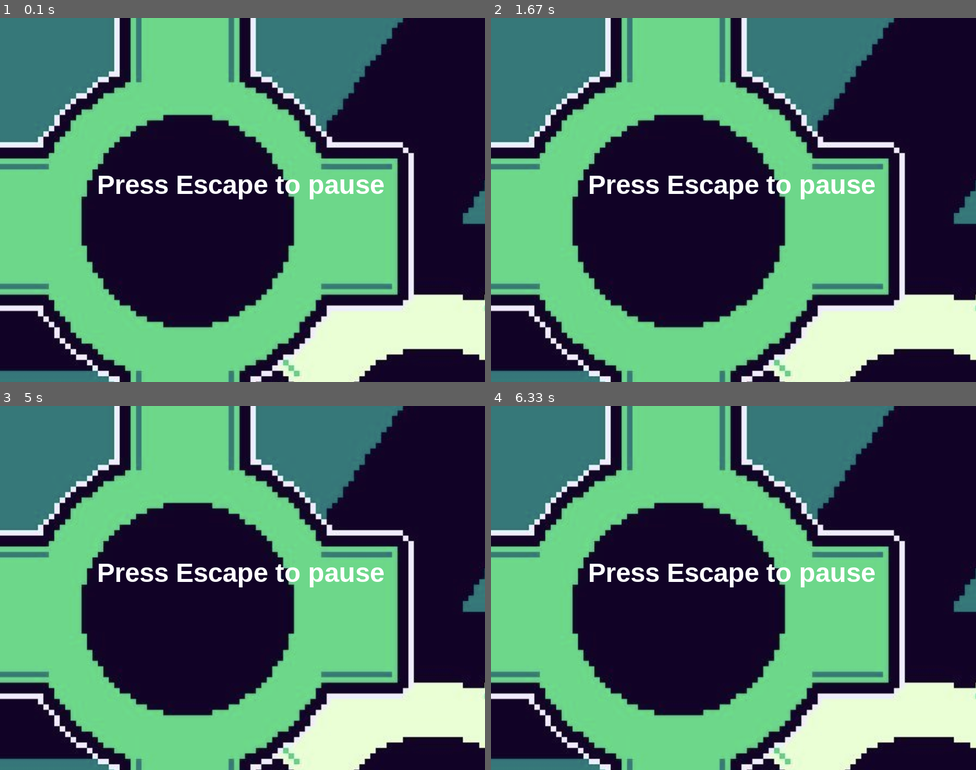
Above: before the commit, frames 1-4 (two rows, left to right).
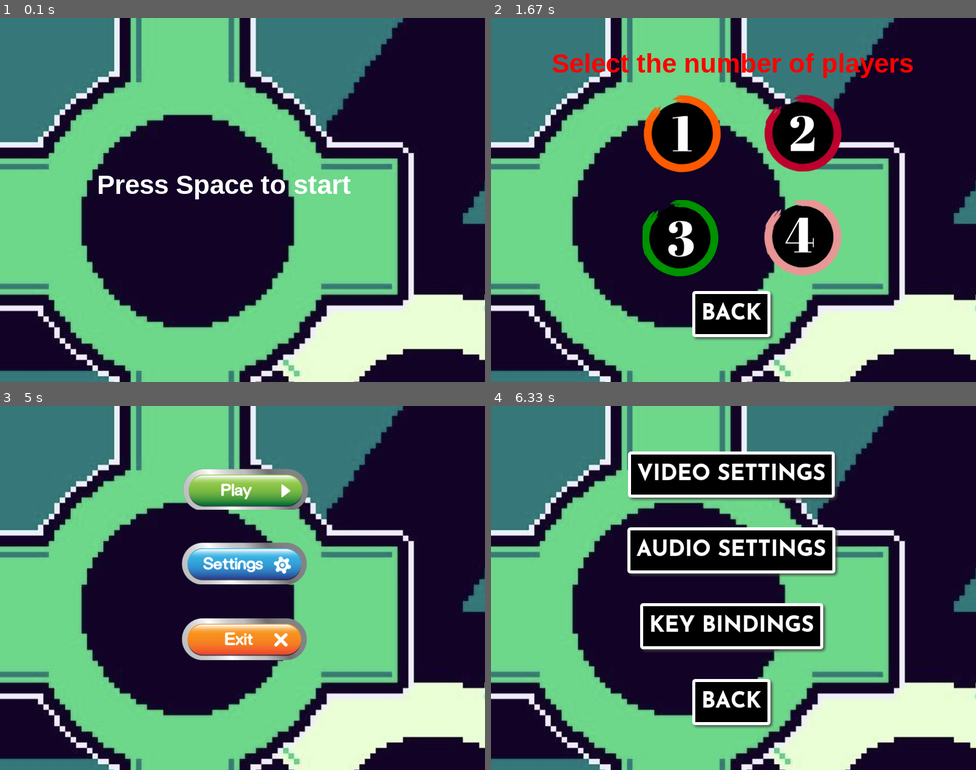
Above: after the commit, the same moments.

Repository: Yloan/Projet_pygame
Game: pygame game, started from src/ui/menu.py
The game is run twice, just before and just after one commit, with the same random seed, the same clock (stepped at 60 frames per second) and the same inputs.
Inputs (mouse positions are in pixels of both pictures, inside the frame that each line leads up to):
- Up to frame 1 (0.1 s): no input
- Up to frame 2 (1.67 s): tap Space at 0.33 s; click (733, 98) at 0.72 s; click (680, 134) at 1.05 s; click (791, 232) at 1.38 s
- Up to frame 3 (5 s): click (310, 522) at 2.22 s; click (189, 624) at 3.55 s; click (242, 704) at 4.95 s
- Up to frame 4 (6.33 s): click (752, 573) at 5.45 s; click (733, 475) at 5.78 s

The runs differ from the first frame. In frame 1, 1.0% of the frame differs, in the area x 36-80%, y 43-50%; in frame 2, 15%; in frame 3, 9.0%; in frame 4, 19%, in the area x 20-80%, y 12-89%.

Commit message:
add the menu in game and the begining of the real menu. choose number of player, access to settings.

Diff:
--- a/src/ui/menu.py
+++ b/src/ui/menu.py
@@ -11,36 +11,46 @@
 pygame.display.set_caption("Main Menu")
 
 #game variables
-game_paused = False
+game_started = False
 menu_state = "main"
+number_players = 0
 
 #define front
 font = pygame.font.SysFont("arialblack", 40)
 
 #define colors
 TEXT_COL = (255, 255, 255)
+TEXT_COL2 = (255, 0, 0)
 
 wallpaper = pygame.image.load("assets/wallpapers/wallpaper.png").convert_alpha()
 
 #load button mages
-resume_img = pygame.image.load("assets/buttons/button_resume.png").convert_alpha()
-options_img = pygame.image.load("assets/buttons/button_options.png").convert_alpha()
-quit_img = pygame.image.load("assets/buttons/button_quit.png").convert_alpha()
+play_img = pygame.image.load("assets/buttons/button_play.png").convert_alpha()
+settings_img = pygame.image.load("assets/buttons/button_settings.png").convert_alpha()
+exit_img = pygame.image.load("assets/buttons/button_exit.png").convert_alpha()
 video_img = pygame.image.load("assets/buttons/button_video.png").convert_alpha()
 audio_img = pygame.image.load("assets/buttons/button_audio.png").convert_alpha()
 keys_img = pygame.image.load("assets/buttons/button_keys.png").convert_alpha()
 back_img = pygame.image.load("assets/buttons/button_back.png").convert_alpha()
-
+one_player_img = pygame.image.load("assets/buttons/button_one_player.png").convert_alpha()
+two_players_img = pygame.image.load("assets/buttons/button_two_players.png").convert_alpha()
+three_players_img = pygame.image.load("assets/buttons/button_trhee_players.png").convert_alpha()
+four_players_img = pygame.image.load("assets/buttons/button_four_players.png").convert_alpha()
 
 
 #create button instances
-resume_button = button.Button(304, 125, resume_img, 1)
-options_button = button.Button(297, 250, options_img, 1)
-quit_button = button.Button(336, 375, quit_img, 1)
+play_button = button.Button(300, 100, play_img, 1)
+settings_button = button.Button(300, 225, settings_img, 1)
+exit_button = button.Button(300, 350, exit_img, 1)
 video_button = button.Button(226, 75, video_img, 1)
 audio_button = button.Button(225, 200, audio_img, 1)
 keys_button = button.Button(246, 325, keys_img, 1)
 back_button = button.Button(332, 450, back_img, 1)
+one_player_button = button.Button(250, 125, one_player_img, 1)
+two_players_button = button.Button(450, 125, two_players_img, 1)
+three_players_button = button.Button(250, 300, three_players_img, 1)
+four_players_button = button.Button(450, 300, four_players_img, 1)
+
 
 def draw_text(text, font, text_col, x, y):
     img = font.render(text, True, text_col)
@@ -51,19 +61,18 @@
 while run :
     screen.blit(wallpaper, (0, 0))
 
-    #check if game is paused
-    if game_paused == True:
+    if game_started == True:
         #check menu states
         if menu_state == "main":
             #draw pause screen buttons
-            if resume_button.draw(screen):
-                game_paused = False
-            if options_button.draw(screen):
-                menu_state = "options"
-            if quit_button.draw(screen):
+            if play_button.draw(screen):
+                menu_state = "play"
+            if settings_button.draw(screen):
+                menu_state = "settings"
+            if exit_button.draw(screen):
                 run = False
-        #check options menu
-        if menu_state == "options":
+            #check settings menu
+        if menu_state == "settings":
             #draw options menu
             if video_button.draw(screen):
                 print("Video Settings")
@@ -73,14 +82,30 @@
                 print("Keys Settings")
             if back_button.draw(screen):
                 menu_state = "main"
+        if menu_state == "play":
+            draw_text("Select the number of players", font, TEXT_COL2, 100, 50)
+            if one_player_button.draw(screen):
+                menu_state == "one_player"
+                number_players = 1
+            if two_players_button.draw(screen):
+                menu_state == "two_player"
+                number_players = 2
+            if three_players_button.draw(screen):
+                menu_state == "three_player"
+                number_players = 3
+            if four_players_button.draw(screen):
+                menu_state == "four_player"
+                number_players = 4
+            if back_button.draw(screen):
+                menu_state = "main"
     else:
-        draw_text("Press Escape to pause", font, TEXT_COL, 160, 250)
+        draw_text("Press Space to start", font, TEXT_COL, 160, 250)
 
 #event handler
     for event in pygame.event.get():
         if event.type == pygame.KEYDOWN:
-            if event.key == pygame.K_ESCAPE:
-                game_paused = True
+            if event.key == pygame.K_SPACE:
+                game_started = True
         if event.type == pygame.QUIT:
             run = False
     pygame.display.update()
--- /dev/null
+++ b/src/ui/menu_in_game.py
@@ -0,0 +1,88 @@
+import pygame
+import button
+
+pygame.init()
+
+#Taille de la fenêtre
+SCREEN_WIDTH = 800
+SCREEN_HEIGHT = 600
+
+screen = pygame.display.set_mode((SCREEN_WIDTH, SCREEN_HEIGHT))
+pygame.display.set_caption("Main Menu")
+
+#game variables
+game_paused = False
+menu_state = "main"
+
+#define front
+font = pygame.font.SysFont("arialblack", 40)
+
+#define colors
+TEXT_COL = (255, 255, 255)
+
+wallpaper = pygame.image.load("assets/wallpapers/wallpaper.png").convert_alpha()
+
+#load button mages
+resume_img = pygame.image.load("assets/buttons/button_resume.png").convert_alpha()
+options_img = pygame.image.load("assets/buttons/button_options.png").convert_alpha()
+quit_img = pygame.image.load("assets/buttons/button_quit.png").convert_alpha()
+video_img = pygame.image.load("assets/buttons/button_video.png").convert_alpha()
+audio_img = pygame.image.load("assets/buttons/button_audio.png").convert_alpha()
+keys_img = pygame.image.load("assets/buttons/button_keys.png").convert_alpha()
+back_img = pygame.image.load("assets/buttons/button_back.png").convert_alpha()
+
+
+
+#create button instances
+resume_button = button.Button(304, 125, resume_img, 1)
+options_button = button.Button(297, 250, options_img, 1)
+quit_button = button.Button(336, 375, quit_img, 1)
+video_button = button.Button(226, 75, video_img, 1)
+audio_button = button.Button(225, 200, audio_img, 1)
+keys_button = button.Button(246, 325, keys_img, 1)
+back_button = button.Button(332, 450, back_img, 1)
+
+def draw_text(text, font, text_col, x, y):
+    img = font.render(text, True, text_col)
+    screen.blit(img, (x, y))
+
+#game loop
+run = True
+while run :
+    screen.blit(wallpaper, (0, 0))
+
+    #check if game is paused
+    if game_paused == True:
+        #check menu states
+        if menu_state == "main":
+            #draw pause screen buttons
+            if resume_button.draw(screen):
+                game_paused = False
+            if options_button.draw(screen):
+                menu_state = "options"
+            if quit_button.draw(screen):
+                run = False
+        #check options menu
+        if menu_state == "options":
+            #draw options menu
+            if video_button.draw(screen):
+                print("Video Settings")
+            if audio_button.draw(screen):
+                print("Audio Settings")
+            if keys_button.draw(screen):
+                print("Keys Settings")
+            if back_button.draw(screen):
+                menu_state = "main"
+    else:
+        draw_text("Press Escape to pause", font, TEXT_COL, 160, 250)
+
+#event handler
+    for event in pygame.event.get():
+        if event.type == pygame.KEYDOWN:
+            if event.key == pygame.K_ESCAPE:
+                game_paused = True
+        if event.type == pygame.QUIT:
+            run = False
+    pygame.display.update()
+
+pygame.quit()
Binary file added: assets/buttons/button_exit.png
Binary file added: assets/buttons/button_four_players.png
Binary file added: assets/buttons/button_one_player.png
Binary file removed: assets/buttons/button_options (1).png
Binary file added: assets/buttons/button_play.png
Binary file added: assets/buttons/button_settings.png
Binary file added: assets/buttons/button_trhee_players.png
Binary file added: assets/buttons/button_two_players.png
Not shown, changed: .DS_Store
Not shown, changed: assets/.DS_Store
